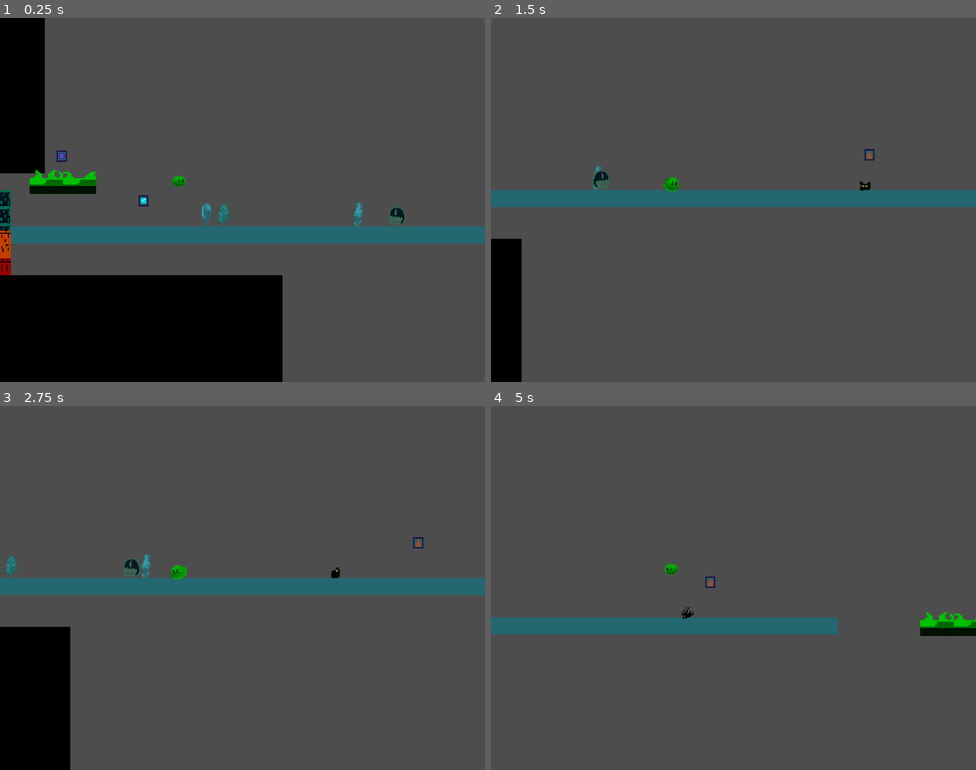
Above: before the commit, frames 1-4 (two rows, left to right).
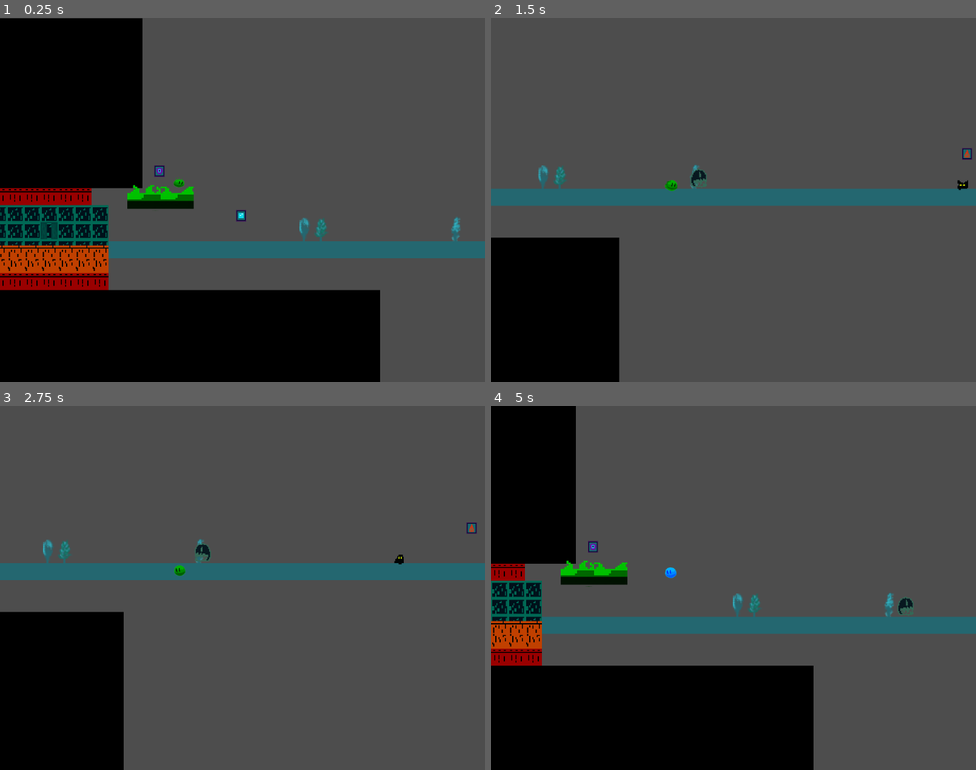
Above: after the commit, the same moments.

Repository: floriancaro/Jame-Gam-June-2024
Game: Godot game, scene res://scenes/main.tscn
The game is run twice, just before and just after one commit, with the same random seed, the same clock (stepped at 60 frames per second) and the same inputs.
Inputs:
- Up to frame 1 (0.25 s): no input
- Up to frame 2 (1.5 s): hold D (move_right) from 0.53 s (still down); tap Space (jump) at 0.6, 0.77, 1.07 s; tap M (ability) at 1.35 s
- Up to frame 3 (2.75 s): tap Space (jump) at 1.52, 1.55, 1.82, 2.1 s; release D (move_right) at 2.03 s; hold A (move_left) from 2.03 s (still down)
- Up to frame 4 (5 s): release A (move_left) at 2.78 s; hold D (move_right) 2.78-4.28 s; tap M (ability) at 2.85, 4.35 s; tap Space (jump) at 3.02, 3.05, 3.32, 3.6, 3.77, 4.07, 4.52, 4.55, 4.82 s; hold A (move_left) from 4.28 s (still down)

The runs differ from the first frame. In frame 1, 30% of the frame differs, in the area x 0-100%, y 0-100%; in frame 2, 9.1%; in frame 3, 14%; in frame 4, 32%.

Commit message:
Mega CARD

Diff:
--- /dev/null
+++ b/scenes/MEGACAARD/megacard.tscn
@@ -0,0 +1,48 @@
+[gd_scene load_steps=7 format=3 uid="uid://ci8pajxxoak7x"]
+
+[ext_resource type="Texture2D" uid="uid://cmekri3fjvca6" path="res://assets/sprites/MEGACARD.png" id="1_vodpl"]
+
+[sub_resource type="AtlasTexture" id="AtlasTexture_knp4a"]
+atlas = ExtResource("1_vodpl")
+region = Rect2(0, 0, 116, 160)
+
+[sub_resource type="AtlasTexture" id="AtlasTexture_plwie"]
+atlas = ExtResource("1_vodpl")
+region = Rect2(116, 0, 116, 160)
+
+[sub_resource type="AtlasTexture" id="AtlasTexture_ucvny"]
+atlas = ExtResource("1_vodpl")
+region = Rect2(232, 0, 116, 160)
+
+[sub_resource type="AtlasTexture" id="AtlasTexture_kk7hr"]
+atlas = ExtResource("1_vodpl")
+region = Rect2(348, 0, 116, 160)
+
+[sub_resource type="SpriteFrames" id="SpriteFrames_wjsls"]
+animations = [{
+"frames": [{
+"duration": 1.0,
+"texture": SubResource("AtlasTexture_knp4a")
+}, {
+"duration": 1.0,
+"texture": SubResource("AtlasTexture_plwie")
+}, {
+"duration": 1.0,
+"texture": SubResource("AtlasTexture_ucvny")
+}, {
+"duration": 1.0,
+"texture": SubResource("AtlasTexture_kk7hr")
+}],
+"loop": true,
+"name": &"Mega card",
+"speed": 5.0
+}]
+
+[node name="Megacard" type="Node2D"]
+
+[node name="AnimatedSprite2D" type="AnimatedSprite2D" parent="."]
+position = Vector2(30.438, 133.5)
+scale = Vector2(1.534, 1.534)
+sprite_frames = SubResource("SpriteFrames_wjsls")
+animation = &"Mega card"
+frame_progress = 0.254131
--- a/scenes/enemies/boss.tscn
+++ b/scenes/enemies/boss.tscn
@@ -6,7 +6,7 @@
 [ext_resource type="Texture2D" uid="uid://d2qdqk3805ite" path="res://assets/sprites/boss.png" id="3_jqubn"]
 
 [sub_resource type="RectangleShape2D" id="RectangleShape2D_kmcsc"]
-size = Vector2(47, 62)
+size = Vector2(218, 189)
 
 [sub_resource type="AtlasTexture" id="AtlasTexture_ek7cu"]
 atlas = ExtResource("3_jqubn")
@@ -106,15 +106,16 @@
 projectile_scene = ExtResource("2_lllb3")
 
 [node name="CollisionShape2D" type="CollisionShape2D" parent="."]
-position = Vector2(7.5, 0)
+position = Vector2(23, -79.5)
 shape = SubResource("RectangleShape2D_kmcsc")
 
 [node name="AnimatedSprite2D" type="AnimatedSprite2D" parent="."]
-scale = Vector2(2, 2)
+position = Vector2(-18, -60)
+scale = Vector2(7.05859, 5.25781)
 sprite_frames = SubResource("SpriteFrames_bjsfl")
-animation = &"boss death"
+animation = &"idle"
 autoplay = "idle"
-frame_progress = 0.840396
+frame_progress = 0.784943
 
 [node name="ProjectileTimer" type="Timer" parent="."]
 wait_time = 3.0
--- a/scenes/main.tscn
+++ b/scenes/main.tscn
@@ -328,7 +328,7 @@
 
 [node name="Player" parent="." instance=ExtResource("2_2ciu8")]
 unique_name_in_owner = true
-position = Vector2(-65, -72)
+position = Vector2(-157, -86)
 
 [node name="Camera2D" type="Camera2D" parent="Player"]
 position = Vector2(118.571, 17.1429)
@@ -348,7 +348,7 @@
 position = Vector2(444, -11)
 
 [node name="Boss" parent="Enemies" instance=ExtResource("10_w4yr1")]
-position = Vector2(1456, -40)
+position = Vector2(1356, -46)
 
 [node name="World" type="Node" parent="."]
 
--- a/scenes/player.tscn
+++ b/scenes/player.tscn
@@ -11,10 +11,11 @@
 [ext_resource type="AudioStream" uid="uid://bavao0rqphpeg" path="res://assets/audio/sfx/fire_breath.mp3" id="5_gle84"]
 [ext_resource type="Texture2D" uid="uid://cj6pxqhtmtr7u" path="res://assets/sprites/bob_teleport_henshi.png" id="5_pytg3"]
 [ext_resource type="AudioStream" uid="uid://bfpisan5l34vw" path="res://assets/audio/sfx/ice_transform.mp3" id="6_22324"]
+[ext_resource type="Texture2D" uid="uid://flt3vj4o5vct" path="res://assets/sprites/bob_sheet.png" id="8_jnu2g"]
 [ext_resource type="AudioStream" uid="uid://bdd6xc3gtqgsy" path="res://assets/audio/sfx/sound_3.wav" id="14_18t4n"]
 
-[sub_resource type="CircleShape2D" id="CircleShape2D_iv7u8"]
-radius = 12.0
+[sub_resource type="RectangleShape2D" id="RectangleShape2D_ca4kd"]
+size = Vector2(16, 16)
 
 [sub_resource type="ShaderMaterial" id="ShaderMaterial_crcx3"]
 shader = ExtResource("2_jywi2")
@@ -98,21 +99,25 @@
 atlas = ExtResource("5_pytg3")
 region = Rect2(0, 32, 32, 32)
 
-[sub_resource type="AtlasTexture" id="AtlasTexture_uuy4s"]
-atlas = ExtResource("5_dx8qy")
-region = Rect2(0, 40, 32, 40)
-
-[sub_resource type="AtlasTexture" id="AtlasTexture_73765"]
-atlas = ExtResource("5_dx8qy")
-region = Rect2(32, 40, 32, 40)
-
-[sub_resource type="AtlasTexture" id="AtlasTexture_bj2ex"]
-atlas = ExtResource("5_dx8qy")
-region = Rect2(64, 40, 32, 40)
-
-[sub_resource type="AtlasTexture" id="AtlasTexture_mq5rq"]
-atlas = ExtResource("5_dx8qy")
-region = Rect2(96, 40, 32, 40)
+[sub_resource type="AtlasTexture" id="AtlasTexture_lukj1"]
+atlas = ExtResource("8_jnu2g")
+region = Rect2(0, 0, 40, 40)
+
+[sub_resource type="AtlasTexture" id="AtlasTexture_10gkk"]
+atlas = ExtResource("8_jnu2g")
+region = Rect2(40, 0, 40, 40)
+
+[sub_resource type="AtlasTexture" id="AtlasTexture_qdjcv"]
+atlas = ExtResource("8_jnu2g")
+region = Rect2(80, 0, 40, 40)
+
+[sub_resource type="AtlasTexture" id="AtlasTexture_45y03"]
+atlas = ExtResource("8_jnu2g")
+region = Rect2(120, 0, 40, 40)
+
+[sub_resource type="AtlasTexture" id="AtlasTexture_l580c"]
+atlas = ExtResource("8_jnu2g")
+region = Rect2(160, 0, 40, 40)
 
 [sub_resource type="AtlasTexture" id="AtlasTexture_5bxdn"]
 atlas = ExtResource("5_dx8qy")
@@ -239,16 +244,19 @@
 }, {
 "frames": [{
 "duration": 1.0,
-"texture": SubResource("AtlasTexture_uuy4s")
-}, {
-"duration": 1.0,
-"texture": SubResource("AtlasTexture_73765")
-}, {
-"duration": 1.0,
-"texture": SubResource("AtlasTexture_bj2ex")
-}, {
-"duration": 1.0,
-"texture": SubResource("AtlasTexture_mq5rq")
+"texture": SubResource("AtlasTexture_lukj1")
+}, {
+"duration": 1.0,
+"texture": SubResource("AtlasTexture_10gkk")
+}, {
+"duration": 1.0,
+"texture": SubResource("AtlasTexture_qdjcv")
+}, {
+"duration": 1.0,
+"texture": SubResource("AtlasTexture_45y03")
+}, {
+"duration": 1.0,
+"texture": SubResource("AtlasTexture_l580c")
 }],
 "loop": true,
 "name": &"idle",
@@ -316,16 +324,16 @@
 metadata/_edit_group_ = true
 
 [node name="CollisionShape2D" type="CollisionShape2D" parent="."]
-position = Vector2(0, -14)
-shape = SubResource("CircleShape2D_iv7u8")
+position = Vector2(0, -12)
+shape = SubResource("RectangleShape2D_ca4kd")
 
 [node name="AnimatedSprite2D" type="AnimatedSprite2D" parent="."]
 material = SubResource("ShaderMaterial_crcx3")
-position = Vector2(0, -16)
+position = Vector2(0, -13)
+scale = Vector2(0.8, 0.75)
 sprite_frames = SubResource("SpriteFrames_if27w")
-animation = &"jump"
-frame = 4
-frame_progress = 1.0
+animation = &"idle"
+frame_progress = 0.222444
 speed_scale = 1.1
 
 [node name="ProjectileMarker" type="Marker2D" parent="."]
Binary file added: assets/sprites/MEGACARD.png
Not shown, added: assets/sprites/MEGACARD.png.import
Binary file added: assets/sprites/_archive/MEGACARD.png
Not shown, added: assets/sprites/_archive/MEGACARD.png.import
Not shown: 1 places in scenes/player.tscn that only renumber resources
